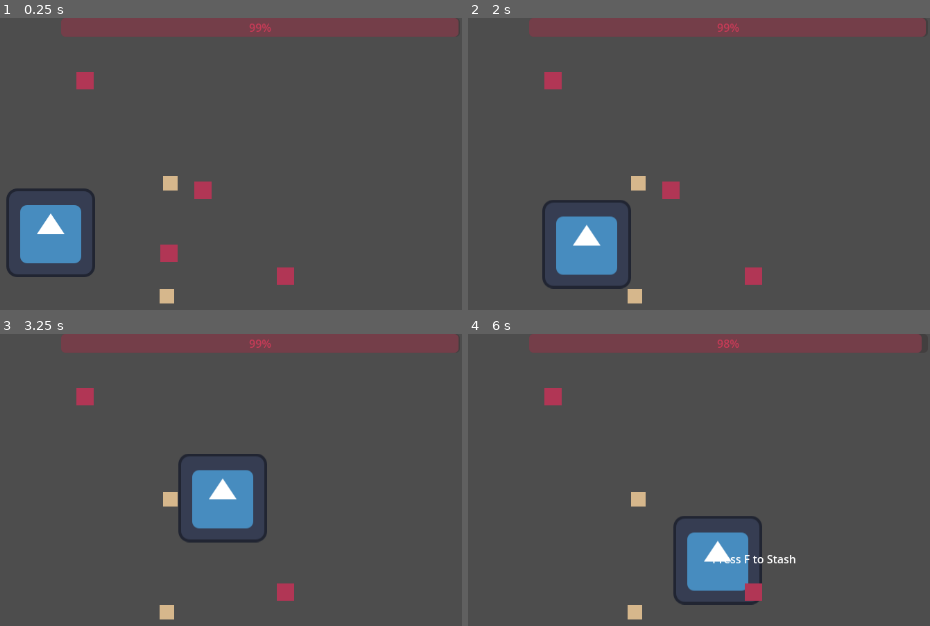
Above: before the commit, frames 1-4 (two rows, left to right).
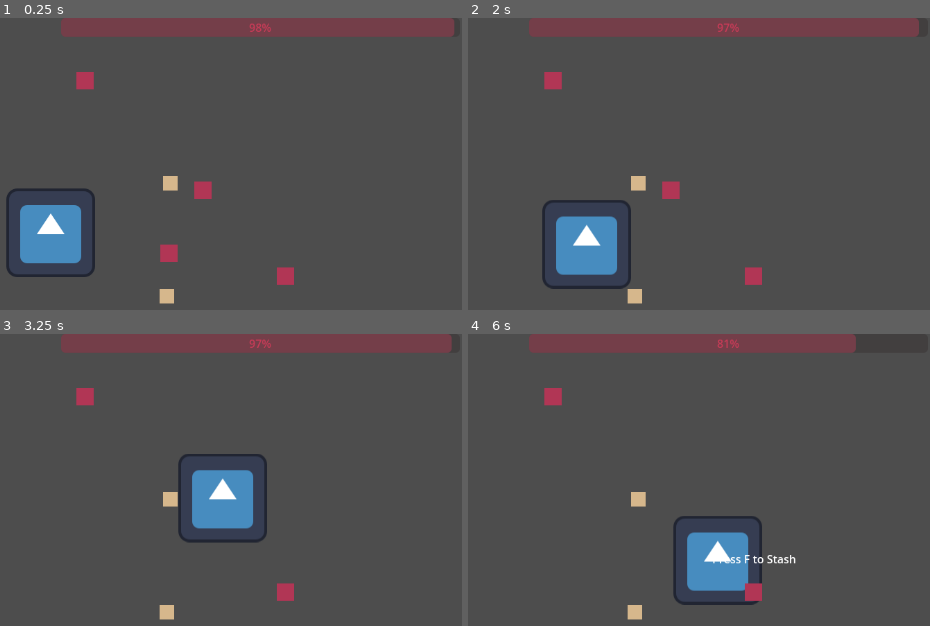
Above: after the commit, the same moments.

Repository: Taynkbot/Hermit-Lab
Game: Godot game, scene res://main.tscn
The game is run twice, just before and just after one commit, with the same random seed, the same clock (stepped at 60 frames per second) and the same inputs. The engine's default icon, where the game draws it, is replaced by a stand-in: a white triangle on a blue panel in a dark square.
Inputs:
- Up to frame 1 (0.25 s): no input
- Up to frame 2 (2 s): tap Enter at 0.5 s; hold Right (ui_right) 0.53-1.28 s; hold Shift (sprint, bound only after the commit) 0.53-1.28 s; tap F (pickup) at 0.6, 1.25, 1.55 s; hold Down (ui_down) from 1.28 s (still down); tap Shift (sprint, bound only after the commit) at 1.35 s
- Up to frame 3 (3.25 s): tap Enter at 2 s; release Down (ui_down) at 2.03 s; hold Right (ui_right) 2.03-2.78 s; hold Shift (sprint, bound only after the commit) 2.03-2.78 s; tap F (pickup) at 2.1, 3.05 s; hold Up (ui_up) from 2.78 s (still down); tap Shift (sprint, bound only after the commit) at 2.85 s
- Up to frame 4 (6 s): release Up (ui_up) at 3.53 s; hold Shift (sprint, bound only after the commit) 3.53-4.28 s; hold Left (ui_left) 3.53-5.03 s; tap F (pickup) at 3.6, 4.55, 5.1 s; tap Space at 4.25 s; tap Shift (sprint, bound only after the commit) at 4.35, 5.85 s; tap Enter at 5 s; hold Down (ui_down) 5.03-5.78 s; hold Shift (sprint, bound only after the commit) 5.03-5.78 s; hold Right (ui_right) from 5.78 s (still down)

The runs differ from the first frame. In frame 1, less than 0.1% of the frame differs, in the area x 55-100%, y 0-7%; in frame 2, 0.1%; in frame 3, 0.1%; in frame 4, 1.0%, in the area x 53-99%, y 0-7%.

Commit message:
Initial commit

Diff:
--- a/hermit-lab/UI_EatBar.gd
+++ b/hermit-lab/UI_EatBar.gd
@@ -1,12 +1,12 @@
 extends ProgressBar
 
-# Base consumption: full (100 units) drains over 1800 seconds (30 minutes)
-const BASE_RATE: float = 100.0 / 100.0  # units per second
+# BASE_RATE is set so that a full (100) bar drains over 1800 seconds (30 minutes)
+const BASE_RATE: float = 100.0 / 18.0
 
 var player: Node = null
 
 func _ready() -> void:
-	# Instead of using onready, we assign the player node in _ready().
+	# Look for the player at the specified path.
 	if has_node("/root/Node2D/Player"):
 		player = get_node("/root/Node2D/Player")
 	else:
@@ -15,14 +15,19 @@
 func _process(delta: float) -> void:
 	var consumption_rate = BASE_RATE
 
-	# Check if the player is moving
 	if player:
-		# Assume the player has a "velocity" property.
+		# Double the consumption rate if the player is moving.
 		if player.velocity.length() > 0:
-			consumption_rate *= 2  # Decrease twice as fast when moving.
-			# Check for sprinting (make sure you have an input action "sprint").
+			consumption_rate *= 2
+			# Quadruple it if the player is sprinting (make sure "sprint" is set in Input Map)
 			if Input.is_action_pressed("sprint"):
-				consumption_rate *= 2  # 4x as fast when sprinting.
+				consumption_rate *= 2
 
-	# Decrease the bar's value over time, clamping it to a minimum of 0.
+	# Decrease the bar's value (clamped at 0).
 	value = max(0, value - consumption_rate * delta)
+
+	# Check if food has run out.
+	if value <= 0:
+		# Call the player's die() method if it exists.
+		if player and player.has_method("die"):
+			player.die()
--- a/hermit-lab/player.gd
+++ b/hermit-lab/player.gd
@@ -3,12 +3,11 @@
 @export var speed: int = 200
 var inventory: Array = []
 
-# We'll initialize these in _ready(), since your scene doesn't yet have these nodes.
 var inventory_ui: Node = null
 var eat_bar: ProgressBar = null
 
 func _ready() -> void:
-	# Attempt to get the inventory UI and eat bar from the CanvasLayer, if they exist.
+	# Try to find UI nodes. These lines will work when you add them under CanvasLayer.
 	if has_node("../CanvasLayer/Panel/VBoxContainer"):
 		inventory_ui = get_node("../CanvasLayer/Panel/VBoxContainer")
 	if has_node("../CanvasLayer/EatBar"):
@@ -37,28 +36,29 @@
 
 	# When pressing F (pickup), simulate picking up a food item.
 	if Input.is_action_just_pressed("pickup"):
-		# For now, we assume the item picked up is food.
 		add_item("Morsel of Food", true)
 
 # Adds an item to the inventory.
-# The second parameter distinguishes food items (true) from other loot.
+# If is_food is true, it will also restore 25% of the Eat bar.
 func add_item(item_name: String, is_food: bool = false) -> void:
 	inventory.append(item_name)
 	print("Picked up: " + item_name)
 	update_inventory_ui()
 
-	# If it's food and we have an Eat bar, restore 25% (clamped to max_value).
 	if is_food and eat_bar:
 		eat_bar.value = min(eat_bar.max_value, eat_bar.value + 25)
 
-# Updates the inventory UI to display the current inventory.
+# Updates the inventory UI with current items.
 func update_inventory_ui() -> void:
 	if inventory_ui:
-		# Clear any existing UI items.
 		for child in inventory_ui.get_children():
 			child.queue_free()
-		# Add a new Label for each inventory item.
 		for item in inventory:
 			var label = Label.new()
 			label.text = item
 			inventory_ui.add_child(label)
+
+# Called when the player dies.
+func die() -> void:
+	print("You died!")
+	get_tree().reload_current_scene()
--- a/hermit-lab/project.godot
+++ b/hermit-lab/project.godot
@@ -22,6 +22,11 @@
 "events": [Object(InputEventKey,"resource_local_to_scene":false,"resource_name":"","device":-1,"window_id":0,"alt_press …(192 unchanged characters)…
 ]
 }
+sprint={
+"deadzone": 0.2,
+"events": [Object(InputEventKey,"resource_local_to_scene":false,"resource_name":"","device":-1,"window_id":0,"alt_pressed":false,"shift_pressed":false,"ctrl_pressed":false,"meta_pressed":false,"pressed":false,"keycode":0,"physical_keycode":4194325,"key_label":0,"unicode":0,"location":0,"echo":false,"script":null)
+]
+}
 
 [rendering]
 
